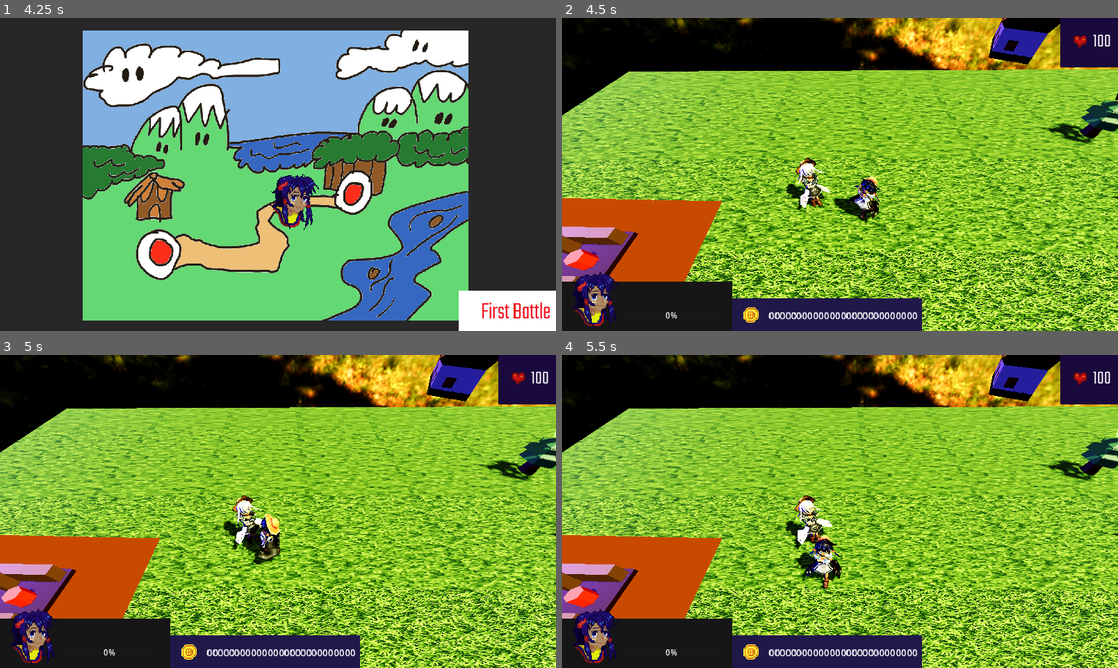
Above: before the commit, frames 1-4 (two rows, left to right).
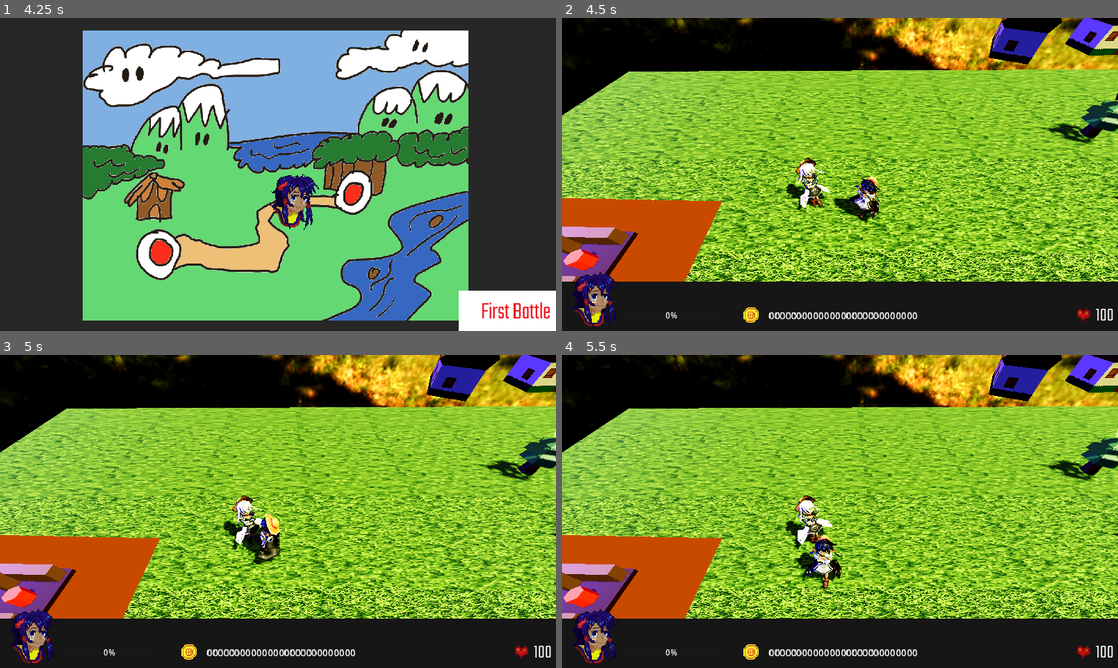
Above: after the commit, the same moments.

Repository: ca3gamedev/godot-4
Game: Godot game, scene res://Scenes/Scenes/title.tscn
The game is run twice, just before and just after one commit, with the same random seed, the same clock (stepped at 60 frames per second) and the same inputs.
Inputs:
- Up to frame 1 (4.25 s): tap A at 0.5, 1.25 s; hold Right (RIGHT) 0.53-1.28 s; tap Keypad 4 (C) at 0.6, 1.55, 2.3, 2.85, 3.6 s; hold Down (DOWN) 1.28-2.03 s; tap Keypad 1 (A) at 1.35 s; tap Enter at 2 s; hold Right (RIGHT) 2.03-2.78 s; tap Keypad 2 (B) at 2.1 s; tap Space at 2.75 s; hold Up (UP) 2.78-3.53 s; hold Left (LEFT) from 3.53 s (still down)
- Up to frame 2 (4.5 s): keep holding Left (LEFT); tap Keypad 1 (A) at 4.35 s
- Up to frame 3 (5 s): keep holding Left (LEFT); tap Keypad 4 (C) at 4.55 s
- Up to frame 4 (5.5 s): release Left (LEFT) at 5.03 s; hold Down (DOWN) from 5.03 s (still down); tap Keypad 2 (B) at 5.1 s; tap Keypad 4 (C) at 5.3 s

Frame 1 is identical in both runs. In frame 2, 12% of the frame differs, in the area x 30-100%, y 0-100%; in frame 3, 12%; in frame 4, 12%.

Commit message:
more work.

Diff:
--- a/Kaliina/Scenes/GUI/gui.tscn
+++ b/Kaliina/Scenes/GUI/gui.tscn
@@ -11,12 +11,14 @@
 
 [node name="CanvasLayer" type="CanvasLayer" parent="."]
 
-[node name="ColorRect3" type="ColorRect" parent="CanvasLayer"]
-offset_left = 352.0
-offset_top = 581.0
-offset_right = 746.0
-offset_bottom = 649.0
-color = Color(0.129412, 0.0941176, 0.290196, 1)
+[node name="ColorRect" type="ColorRect" parent="CanvasLayer"]
+anchors_preset = 2
+anchor_top = 1.0
+anchor_bottom = 1.0
+offset_top = -102.0
+offset_right = 1162.0
+grow_vertical = 0
+color = Color(0.0862745, 0.0862745, 0.0862745, 1)
 
 [node name="Score" type="Label" parent="CanvasLayer"]
 offset_left = 428.0
@@ -32,21 +34,10 @@
 scale = Vector2(2, 2)
 texture = ExtResource("2_idqqi")
 
-[node name="ColorRect" type="ColorRect" parent="CanvasLayer"]
-anchors_preset = 2
-anchor_top = 1.0
-anchor_bottom = 1.0
-offset_top = -102.0
-offset_right = 353.0
-grow_vertical = 0
-color = Color(0.0862745, 0.0862745, 0.0862745, 1)
-metadata/_edit_lock_ = true
-
 [node name="PacificaPortrait" type="Sprite2D" parent="CanvasLayer"]
 position = Vector2(74, 580)
 scale = Vector2(2, 2)
 texture = ExtResource("1_x1loe")
-metadata/_edit_lock_ = true
 
 [node name="Boulder01" type="ProgressBar" parent="CanvasLayer"]
 anchors_preset = 2
@@ -60,18 +51,8 @@
 theme_override_colors/font_color = Color(1, 1, 1, 1)
 max_value = 4.0
 
-[node name="ColorRect2" type="ColorRect" parent="CanvasLayer"]
-anchors_preset = 1
-anchor_left = 1.0
-anchor_right = 1.0
-offset_left = -119.0
-offset_bottom = 102.0
-grow_horizontal = 0
-color = Color(0.101961, 0.0352941, 0.235294, 1)
-metadata/_edit_lock_ = true
-
 [node name="Hearth" type="Sprite2D" parent="CanvasLayer"]
-position = Vector2(1074, 48)
+position = Vector2(1080.5, 615)
 scale = Vector2(1.6875, 1.8125)
 texture = ExtResource("2_ts5u7")
 
@@ -80,13 +61,12 @@
 anchor_left = 0.971354
 anchor_right = 1.0
 anchor_bottom = 0.0570988
-offset_left = -54.0
-offset_top = 21.0
-offset_right = -14.0
-offset_bottom = 45.0
+offset_left = -47.5
+offset_top = 588.0
+offset_right = -7.5
+offset_bottom = 612.0
 grow_horizontal = 0
 theme_override_fonts/font = ExtResource("3_qvldh")
 theme_override_font_sizes/font_size = 40
 text = "99"
 horizontal_alignment = 2
-metadata/_edit_lock_ = true
